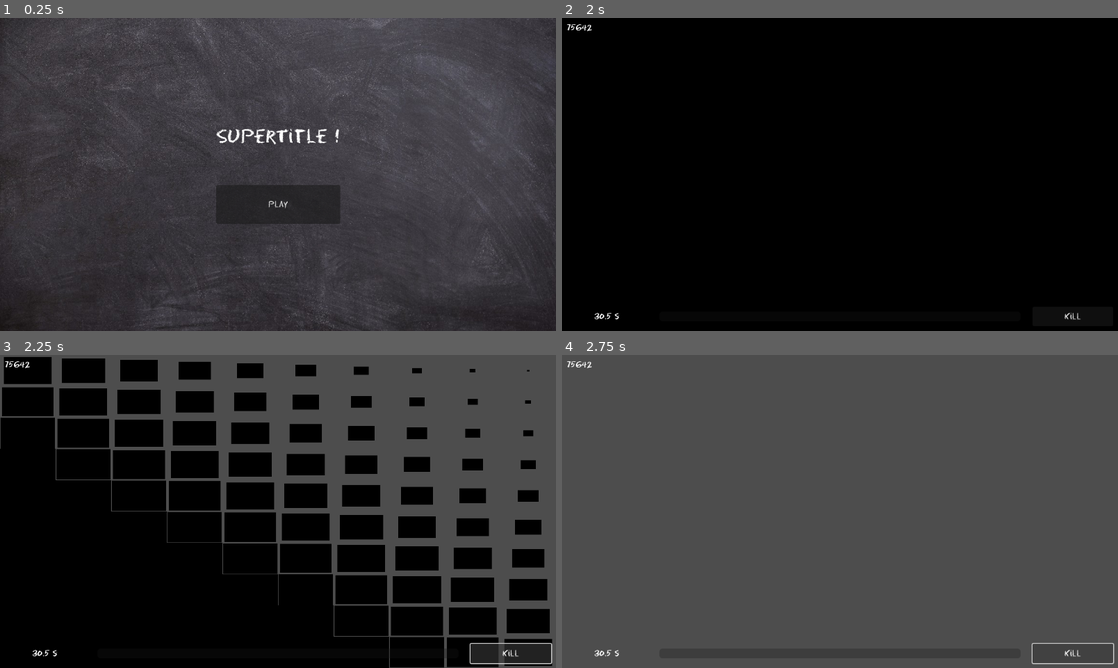
Above: before the commit, frames 1-4 (two rows, left to right).
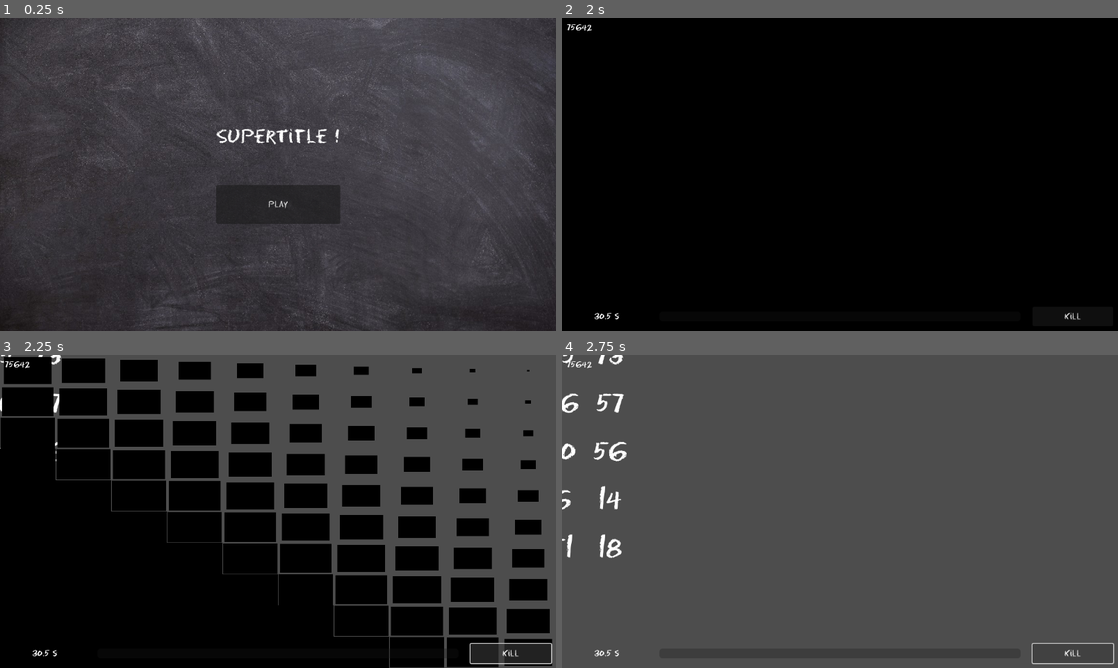
Above: after the commit, the same moments.

Repository: AntDum/UngodlyNumber
Game: Godot game, scene res://scenes/menu/main_menu.tscn
Two runs of this game, one before a commit and one after it. Both use one fixed random seed, a clock stepped at 60 frames per second and the inputs below.
Inputs:
- Up to frame 1 (0.25 s): no input
- Up to frame 2 (2 s): click "Play" at 0.5 s; click "Play" at 1.25 s
- Up to frame 3 (2.25 s): click "Kill" at 2 s
- Up to frame 4 (2.75 s): no input

Frames 1-2 are identical in both runs. In frame 3, 0.1% of the frame differs, in the area x 0-11%, y 0-34%; in frame 4, 0.9%, in the area x 0-12%, y 0-65%.

Commit message:
repair script links

Diff:
--- a/scenes/Level.tscn
+++ b/scenes/Level.tscn
@@ -1,7 +1,8 @@
-[gd_scene load_steps=3 format=3 uid="uid://wavwqkxu8swx"]
+[gd_scene load_steps=4 format=3 uid="uid://c7hh264r55r2i"]
 
-[ext_resource type="Script" uid="uid://dr4pjfyik17bx" path="res://scripts/game_manager.gd" id="1_uhqny"]
-[ext_resource type="Script" uid="uid://phj4j4mi5ipa" path="res://scripts/ui.gd" id="2_k5jlv"]
+[ext_resource type="Script" path="res://scripts/game_manager.gd" id="1_uhqny"]
+[ext_resource type="Script" uid="uid://b67j40yg6h0jh" path="res://scenes/number_manager.gd" id="2_k5jlv"]
+[ext_resource type="Script" path="res://scripts/ui.gd" id="3_6vs76"]
 
 [node name="Level" type="Node2D"]
 
@@ -14,7 +15,7 @@
 script = ExtResource("2_k5jlv")
 
 [node name="UI" type="CanvasLayer" parent="."]
-script = ExtResource("2_k5jlv")
+script = ExtResource("3_6vs76")
 
 [node name="HBoxContainer" type="HBoxContainer" parent="UI"]
 anchors_preset = 12
